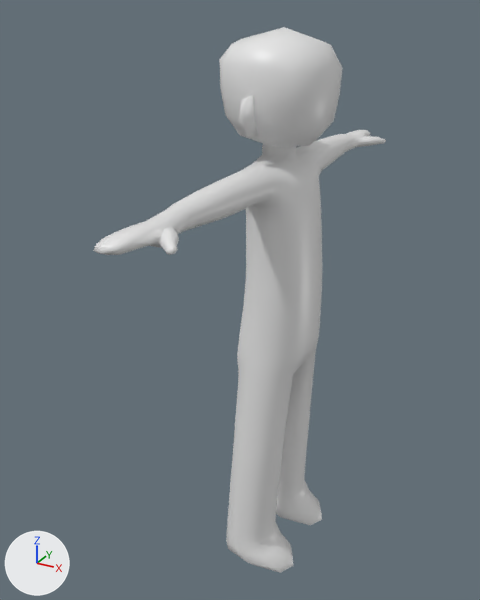
What one commit did to the FBX model FristPerson_Root/Assets/Prefab/NPC/NPC_Animations (1).fbx.
The view is the same before and after, from a camera (50 mm lens) standing at (3.72, -7.87, 7.94) and looking at (-0.52, -0.16, 4.08). Arrows for +X, +Y and +Z are at lower left; the lights stay in place. The picture after the commit comes second.

In view in the first picture: 'NPC'.
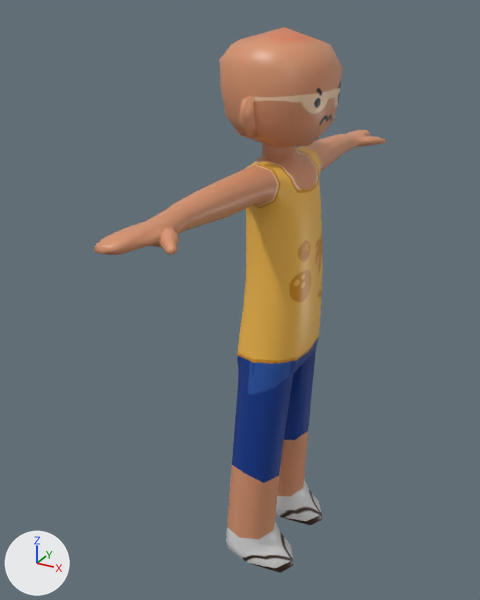
Boxes [x1, y1, x2, y2] around the edits, measured in the pictures (480 x 600 px):
'NPC', surface changed (white to orange): [93, 27, 386, 573] in both

What the commit changed:
Picture 'NPC_ForTexture_uv_checker_material_uv_grid_1024x1024_AlbedoTransparency.tga' (img_npc_fortexture_uv_checker_material_uv_grid_1024x1024_albedotransparency_tga) is new.
In material 'uv_checker_material_uv_grid_1024x1024' (mat_uv_checker_material_uv_grid_1024x1024), base_color is no longer (0.8, 0.8, 0.8), white #e7e7e7.
In material 'uv_checker_material_uv_grid_1024x1024' (mat_uv_checker_material_uv_grid_1024x1024), texture is now set to img_npc_fortexture_uv_checker_material_uv_grid_1024x1024_albedotransparency_tga.
me_cube_002 has 723 vertices, 744 faces and spans x -0.73..0.67, y -3.53..3.52, z -0.03..7.73.
me_cube_002 is used by ob_npc; location (0.0, 0.0, 0.0).
me_cube_002 part 1: texture (UV) coordinates of 744 of 744 faces, centred in x -0.7..0.65, y -3.49..3.48, z -0.03..7.62, changed; they spanned u 0.0..0.98, v 0.0..1.0 and now span u 0.0..0.97, v 0.0..0.98.
